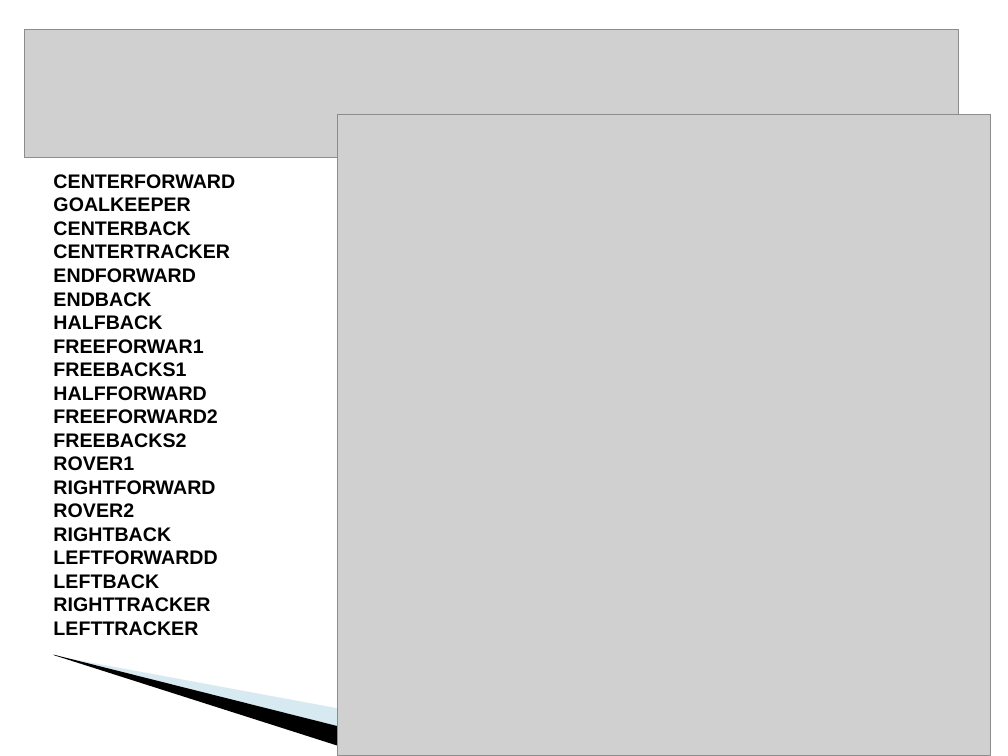
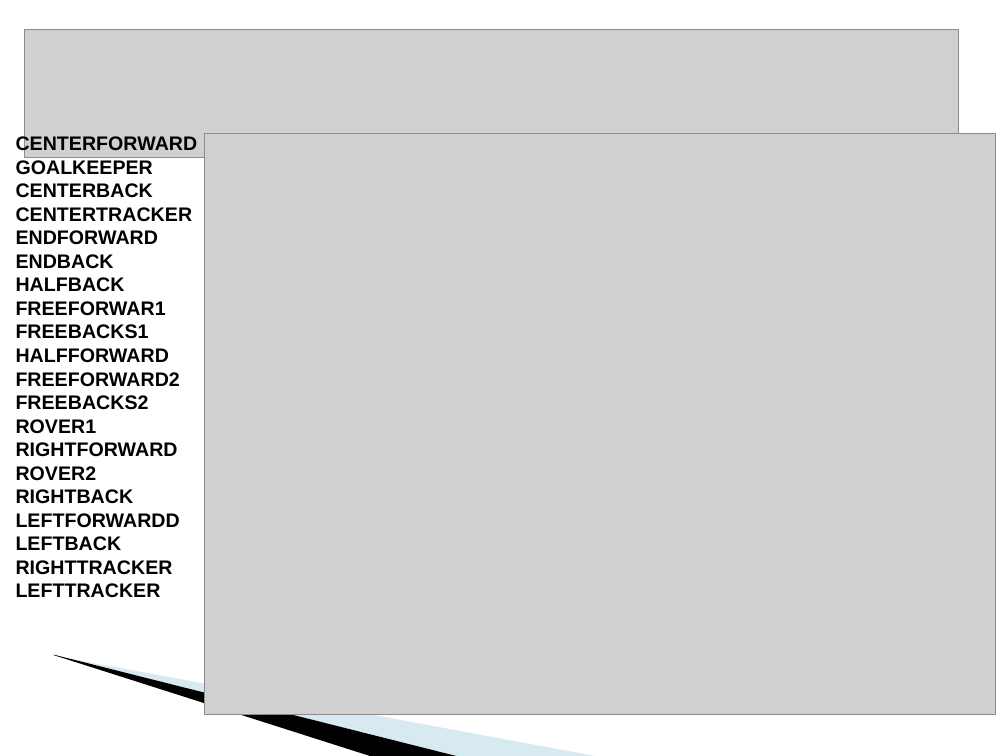
Before and after one commit to krishprince/rollerslam, a slide deck: slide 12 of docs/PresentationAgentes.ppt (slide 9 before the commit). Drawn at 1008x756 pixels with LibreOffice and Linux fonts; fonts in the diff are those of the drawing; grey boxes stand for pictures; background and template pictures are left out. Boxes give left, top, right and bottom in pixels: in the first picture for what was removed or moved away, otherwise in the second. Text is boxed around its words. In the diff, an @@ line names an element or a change of style, - is before the commit and + after.

```diff
--- a/docs/PresentationAgentes.ppt
+++ b/docs/PresentationAgentes.ppt
@@ text "CENTERFORWARD": place and size @@
-text "CENTERFORWARD" at box(53, 174, 235, 636)
+text "CENTERFORWARD" at box(16, 135, 198, 598)
@@ picture: place and size @@
-picture at box(338, 114, 991, 756)
+picture at box(205, 134, 995, 715)
```
Also in this commit, not shown: 3 other slides changed, 3 slides added.
